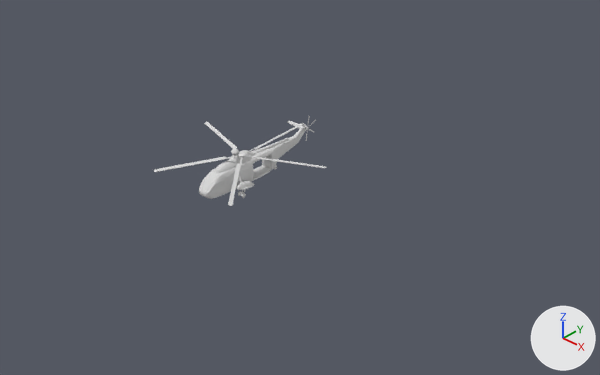
Renders of the Blender file data/scenes/intro/Helicopter.blend from each side of a commit.
Before and after are seen from a 50 mm lens placed at (32.4, -30.0, 22.9), pointed at (-2.3, 7.6, -6.2). Every picture has the same lights, and +X, +Y and +Z are marked at lower right. Both versions are drawn at frame 3 of the action 'Mesh.001Action'; the numbers are the values there.
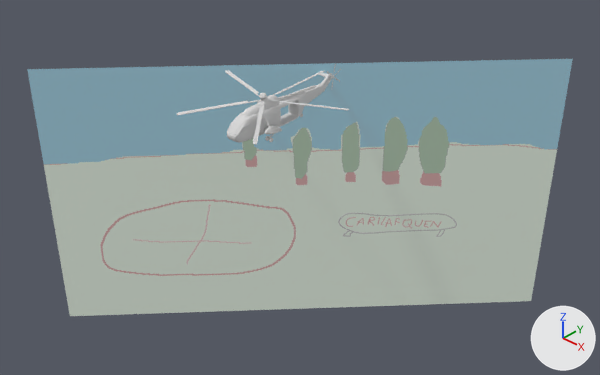
Scene script edits in JSON lines:
```json
{"op": "add", "block": "img_carilafquen_png", "code": ["img_carilafquen_png = load_image('carilafquen.png', 'carilafquen.png', 1920, 1080, 'sRGB')"]}
{"op": "add", "block": "mat_carilafquen", "code": ["mat_carilafquen = principled_material('carilafquen')", "mat_carilafquen.texture = img_carilafquen_png  # with its transparency", "mat_carilafquen.emission_color = (0.173, 0.166, 0.172)  # grey #737173", "mat_carilafquen.emission_strength = 1.0"]}
{"op": "add", "block": "me_carilafquen", "code": ["me_carilafquen = bpy.data.meshes.new('carilafquen')", "me_carilafquen.from_pydata(...)  # 4 vertices, 1 face; spans x -0.89..0.89, y -0.5..0.5, z 0.0", "me_carilafquen.materials.append(mat_carilafquen)  # picture img_carilafquen_png"]}
{"op": "set", "path": "ob_mesh_006.location", "old": "(-0.28, 1.1, -0.99)", "new": "(0.03, 3.23, 2.03)"}
{"op": "set", "path": "ob_mesh_004.location", "old": "(-0.28, 1.1, -0.99)", "new": "(0.03, 3.23, 2.03)"}
{"op": "set", "path": "ob_mesh_001.location", "old": "(0.0, 0.0, 0.0)", "new": "(-0.24, 2.21, 2.82)"}
{"op": "add", "block": "ob_carilafquen", "code": ["ob_carilafquen = bpy.data.objects.new('carilafquen', me_carilafquen)", "ob_carilafquen.location = (-1.88, 7.58, -6.81)", "ob_carilafquen.rotation_euler = (1.571, 0.0, 0.797)  # degrees (90, 0, 46)", "ob_carilafquen.scale = (19.9, 19.9, 2.31)"]}
```

Where the change shows, as pixel boxes [x1, y1, x2, y2] in the pictures (600 x 375 px):
```json
{"object": "carilafquen", "change": "added", "after": [27, 59, 573, 316]}
{"object": "Mesh.004", "change": "moved", "before": [199, 121, 307, 199], "after": [227, 73, 332, 142]}
{"object": "Mesh.001", "change": "moved", "before": [154, 122, 326, 206], "after": [177, 70, 349, 145]}
{"object": "Mesh.006", "change": "moved", "before": [300, 116, 315, 141], "after": [325, 64, 341, 90]}
```
